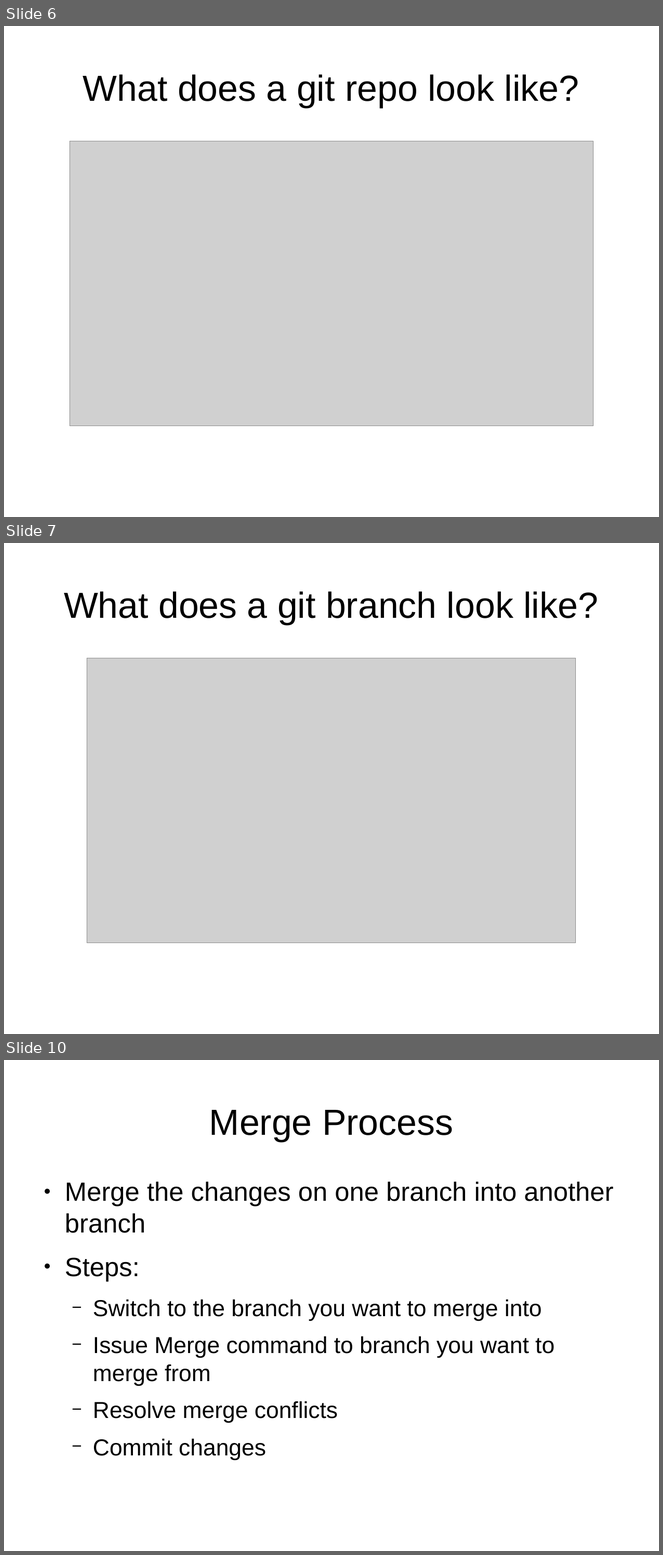
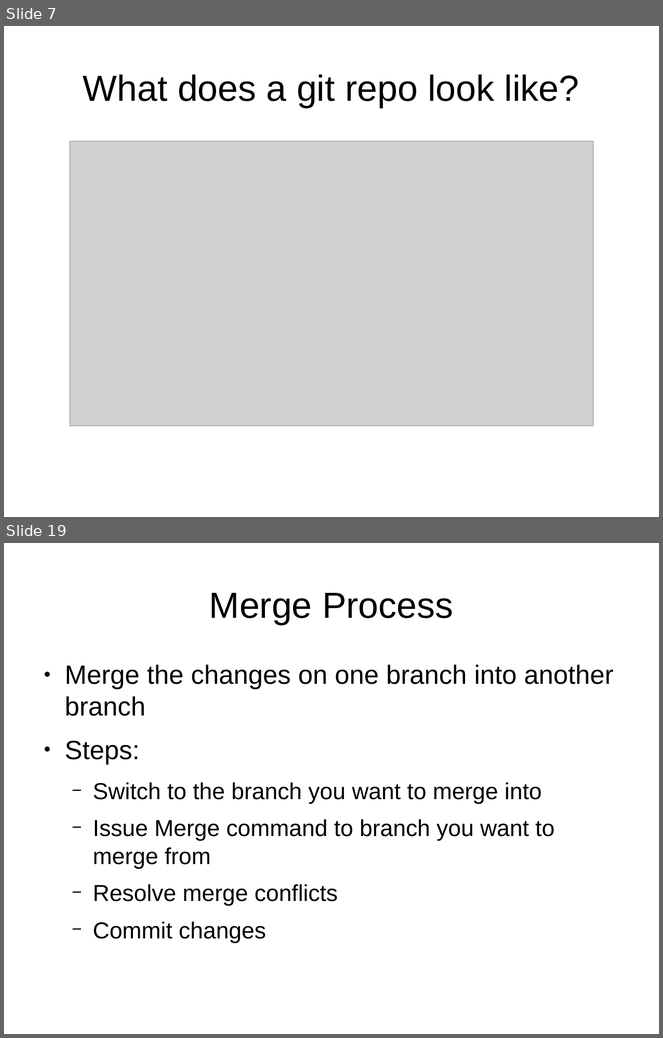
Before and after one commit to UMKCRobotics/Chris-Git-Presentation, a slide deck: presentation.odp. Shown one above the other, each under a label of ours: slides 6, 7 and 10 before the commit, slides 7 and 19 after it; the slides between them are not shown. The pictures are 663x1555 and 663x1038 pixels, drawn with LibreOffice and Linux fonts; fonts in the diff are those of the drawing; grey boxes stand for pictures. Boxes give left, top, right and bottom in pixels: in the first picture for what was removed or moved away, otherwise in the second. Text is boxed around its words. In the diff, an @@ line names an element or a change of style, - is before the commit and + after.

```diff
--- a/presentation.odp
+++ b/presentation.odp
@@ slide 7 removed at box(4, 543, 659, 1034), background #FFFFFF @@
@@ title removed at box(64, 591, 598, 625) @@
-What does a git branch look like?
@@ picture removed at box(87, 658, 576, 942) @@
@@ what was slide 6 is now slide 7 @@
@@ what was slide 10 is now slide 19 @@
```
Also in this commit, not shown: 5 slides changed, 13 slides added, 16 other files.
